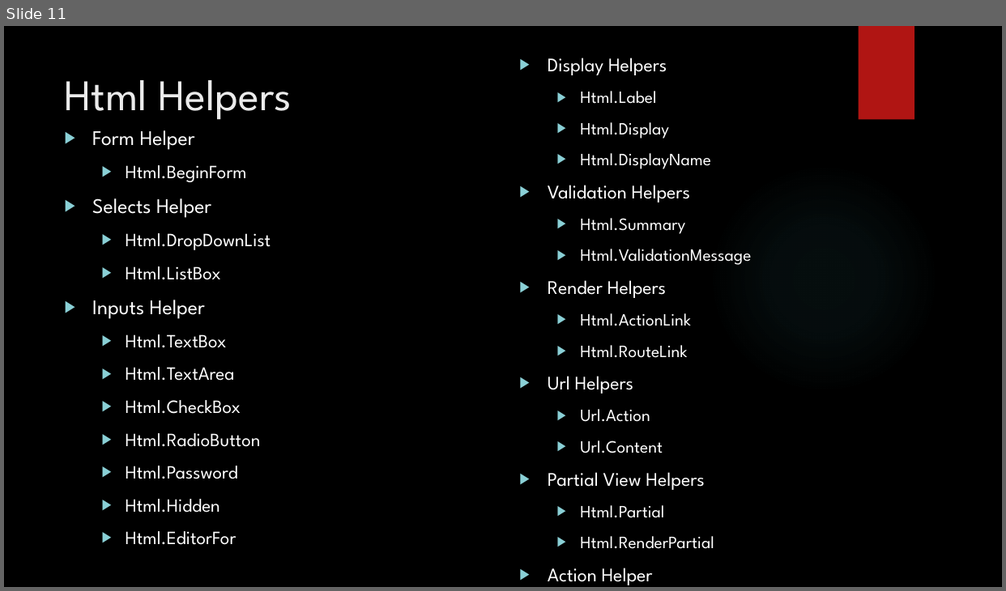
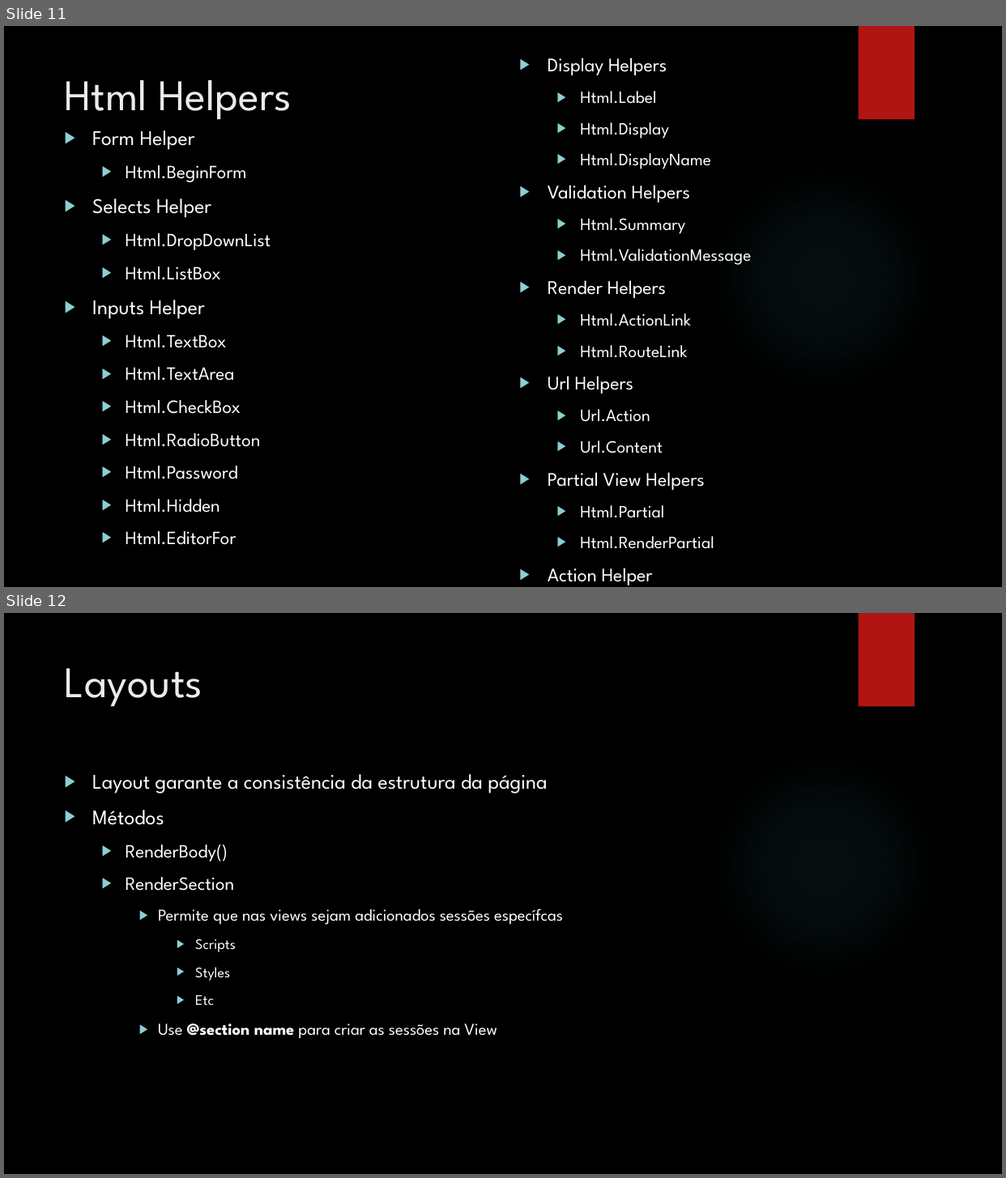
Before and after one commit to leolana/AspnetMvcLab, a slide deck: Presentation/AspNetMvc.pptx. Shown one above the other, each under a label of ours: slide 11 before the commit, slides 11 and 12 after it. The pictures are 1006x591 and 1006x1178 pixels, drawn with LibreOffice and Linux fonts; fonts in the diff are those of the drawing; background and template pictures are left out. Boxes give left, top, right and bottom in pixels: in the first picture for what was removed or moved away, otherwise in the second. Text is boxed around its words. In the diff, an @@ line names an element or a change of style, - is before the commit and + after.

Commit message:
[UPDATE]: Adicionado mais conteúdo à apresentação.

```diff
--- a/Presentation/AspNetMvc.pptx
+++ b/Presentation/AspNetMvc.pptx
@@ slide 12 added at (4, 613, 1002, 1174), background picture (left out); not listed: 2 template elements that a slide beside it also shows @@
@@ title added at (65, 668, 203, 707), 42 pt, text #EBEBEB @@
+Layouts
@@ text added at (92, 774, 563, 1039), 16 pt, text #FFFFFF @@
+▶ Layout garante a consistência da estrutura da página
+▶ Métodos
+  ▶ RenderBody()
+  ▶ RenderSection
+    ▶ Permite que nas views sejam adicionados sessões específcas
+      ▶ Scripts
+      ▶ Styles
+      ▶ Etc
+    ▶ Use @section name para criar as sessões na View
```
Also in this commit, not shown: 6 slides changed, 12 other slides added, 3 slides removed.
